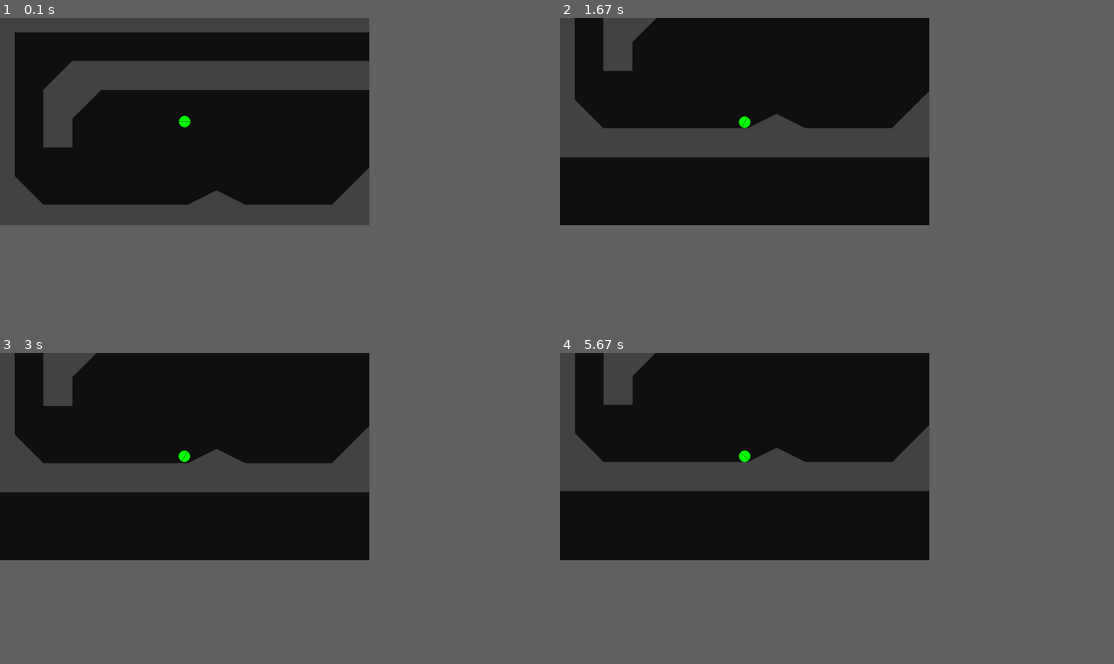
Above: before the commit, frames 1-4 (two rows, left to right).
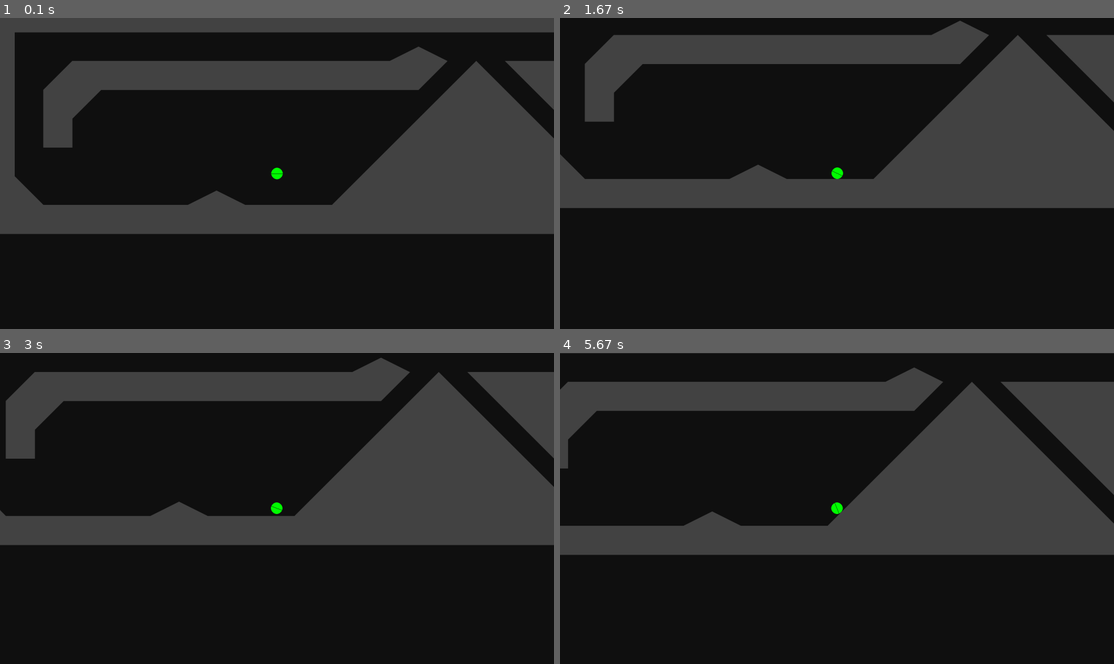
Above: after the commit, the same moments.

Repository: RickyOwings/pygame-pymunk-code-doodle
Game: pygame game, started from index.py
The game is run twice, just before and just after one commit, with the same random seed, the same clock (stepped at 60 frames per second) and the same inputs.
Inputs:
- Up to frame 1 (0.1 s): no input
- Up to frame 2 (1.67 s): hold D 0.33-0.8 s; hold W 0.83-1.13 s; hold D 1.17-1.63 s
- Up to frame 3 (3 s): hold A 1.67-2.2 s; hold A 2.23-2.63 s; hold W from 2.67 s (still down)
- Up to frame 4 (5.67 s): release W at 3.03 s; hold D 3.07-3.7 s; hold A 3.73-4.2 s; hold D 4.23-4.7 s; hold W 4.73-5.03 s; hold D 5.07-5.53 s; hold A from 5.57 s (still down)
In our replay, the window is 600x337 before the commit and 900x506 after it. These sizes can differ from the game's own. Grey fills any space a smaller window leaves; there, only what the larger window draws over its background counts as a difference.

The runs differ from the first frame. In frame 1, 19% of the frame differs, in the area x 0-100%, y 0-70%; in frame 2, 38%, in the area x 0-100%, y 0-62%; in frame 3, 37%; in frame 4, 37%.

Commit message:
added resolution as argv when launching

Diff:
--- a/Player.py
+++ b/Player.py
@@ -60,7 +60,6 @@
         keys = pygame.key.get_pressed()
         # presssing w and collding with something
         if keys[pygame.K_w]:
-            print("jump!")
             self.body.apply_force_at_world_point((0,-1500), self.body.position)
 
 
--- a/index.py
+++ b/index.py
@@ -1,12 +1,16 @@
-import pygame, pymunk, pymunk.pygame_util
+import pygame, pymunk, pymunk.pygame_util, sys
 from Player import Player
 from MapTile import MapTile, initMap
 from Camera import camera
 from GameObject import GameObject, updateAllGO, drawAllGO, instances
 
+print(len(sys.argv))
 
+if len(sys.argv) == 3:
+    RESOLUTION: tuple[float, float] = (float(sys.argv[1]), float(sys.argv[2]))
+else:
+    RESOLUTION: tuple[float, float] = (1920.0, 1080.0)
 #CONSTANTS
-RESOLUTION: tuple[float, float] = (1280.0, 720.0)
 FRAMERATE = 240.0
 
 
